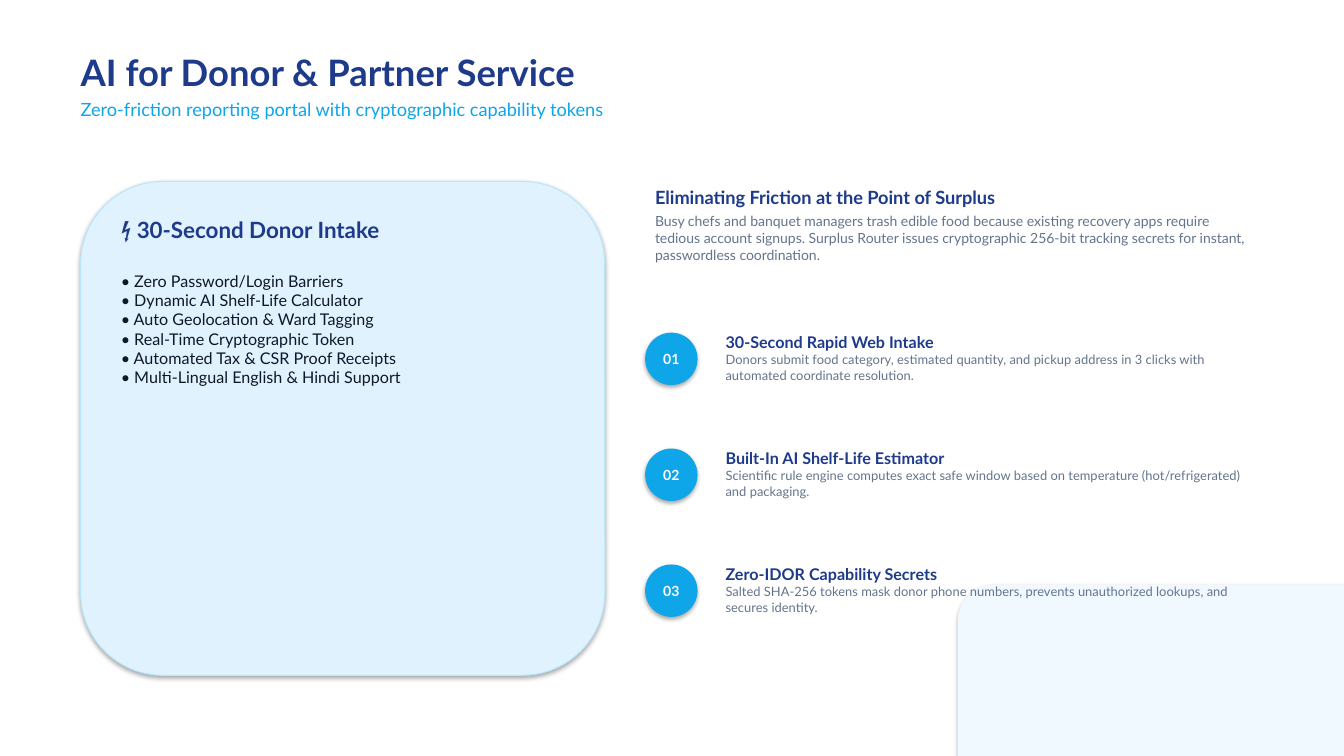
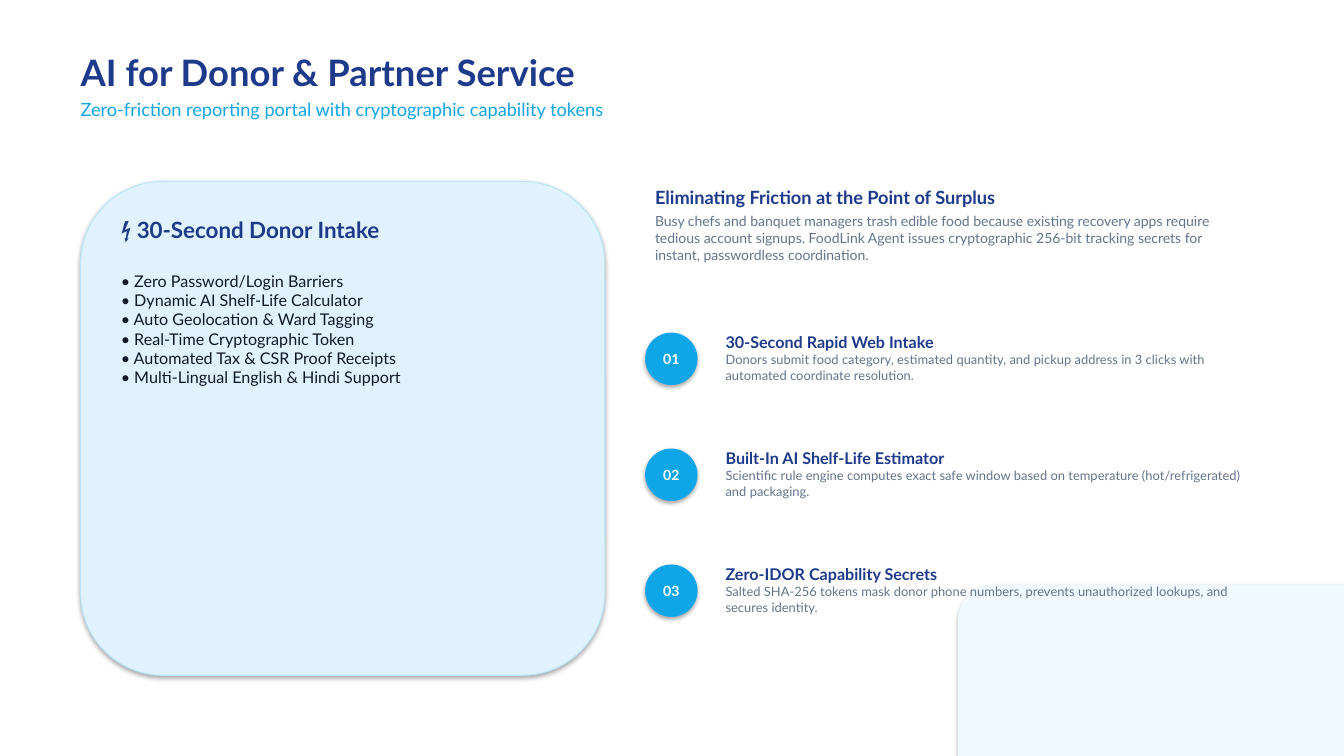
Before and after one commit to bhumibisen12/food-rescue-coordination-agent, a slide deck: slide 3 of Surplus_Router_AI_Solutions_Presentation.pptx. Drawn at 1344x756 pixels with LibreOffice and Linux fonts; fonts in the diff are those of the drawing. Boxes give left, top, right and bottom in pixels: in the first picture for what was removed or moved away, otherwise in the second. Text is boxed around its words. In the diff, an @@ line names an element or a change of style, - is before the commit and + after.

Commit message:
feat: rename project to FoodLink Agent, purge all hackathon references, and update presentation & lean canvas

```diff
--- a/Surplus_Router_AI_Solutions_Presentation.pptx
+++ b/Surplus_Router_AI_Solutions_Presentation.pptx
@@ text at [655, 215, 1209, 263]: text changed @@
-Busy chefs and banquet managers trash edible food because existing recovery apps require tedious account signups. Surplus Router issues cryptographic 256-bit tracking secrets for instant, passwordless coordination.
+Busy chefs and banquet managers trash edible food because existing recovery apps require tedious account signups. FoodLink Agent issues cryptographic 256-bit tracking secrets for instant, passwordless coordination.
```
Also in this commit, not shown: 4 other slides changed, 26 other files.
